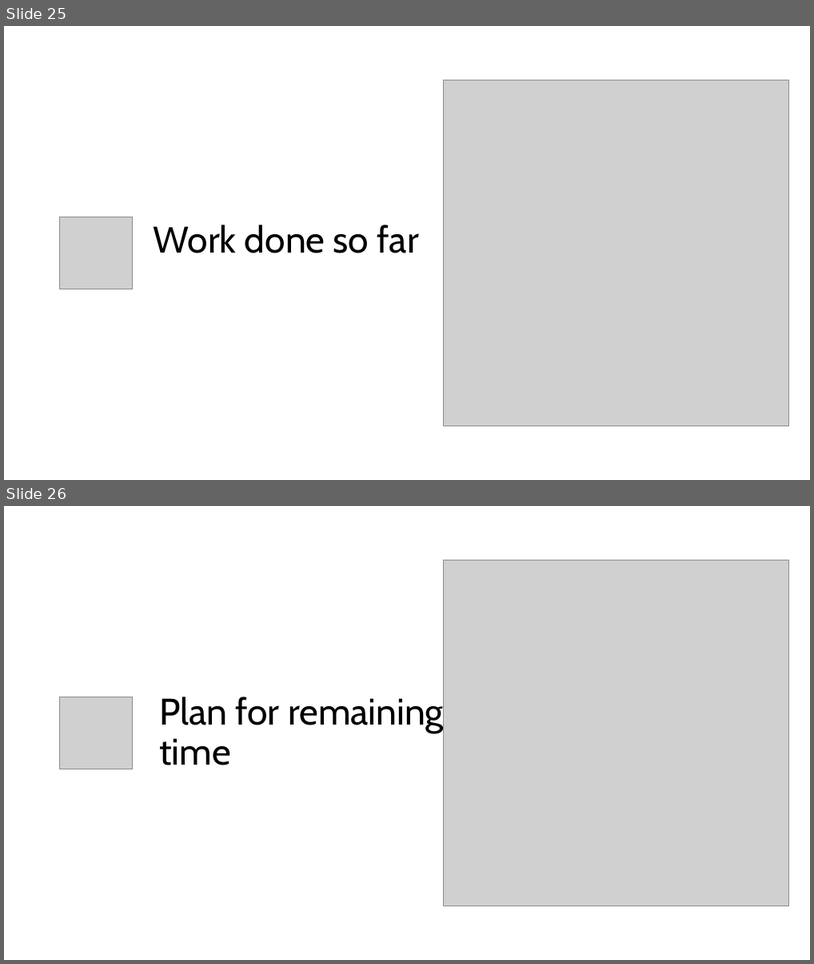
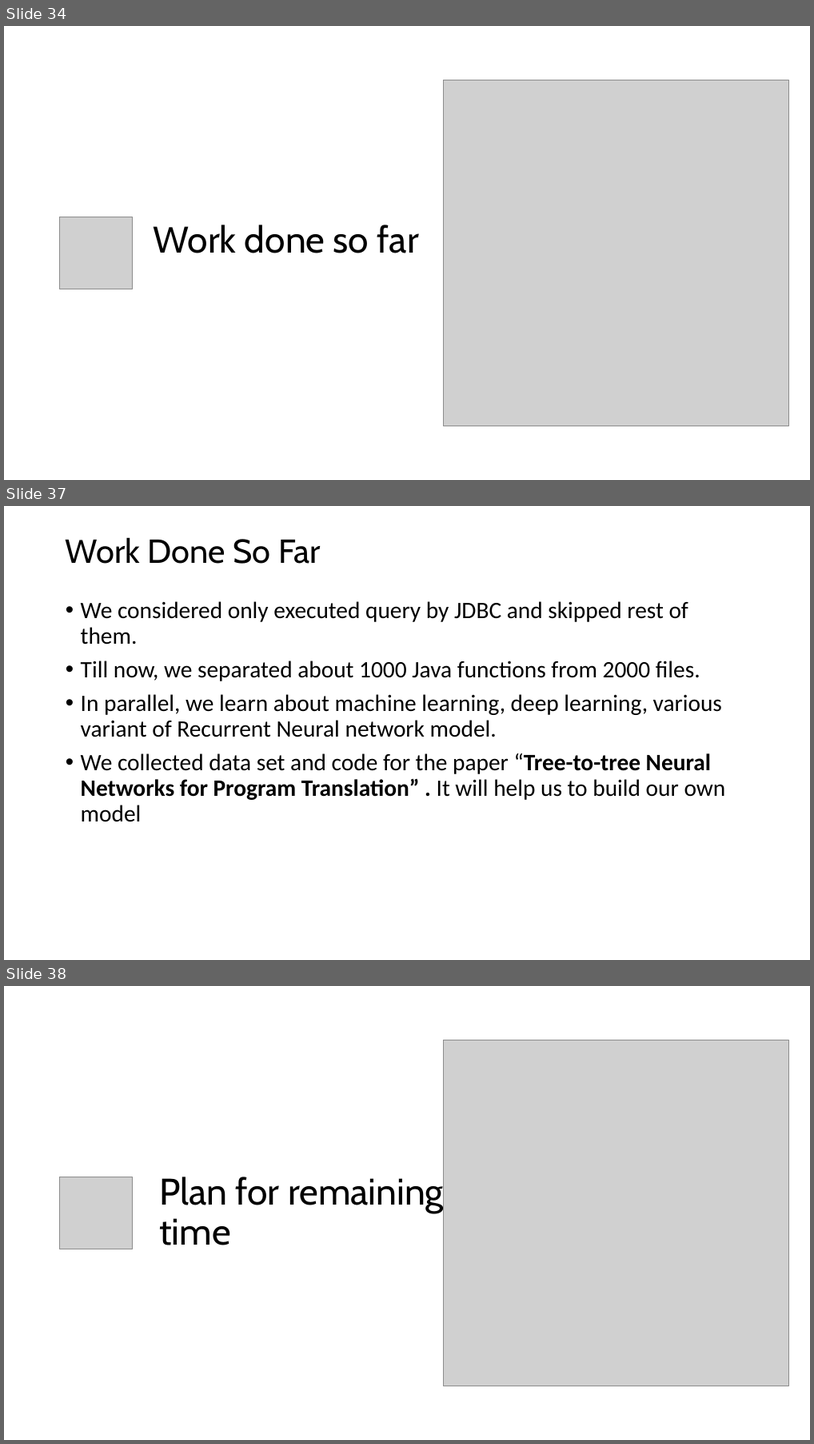
Before and after one commit to lsiddiqsunny/Undergraduate-Thesis, a slide deck: Presentation/SQL Vulnerability after 4-1 mid [Autosaved].pptx. Shown one above the other, each under a label of ours: slides 25 and 26 before the commit, slides 34, 37 and 38 after it; the slides between them are not shown. The pictures are 814x964 and 814x1444 pixels, drawn with LibreOffice and Linux fonts; fonts in the diff are those of the drawing; grey boxes stand for pictures. Boxes give left, top, right and bottom in pixels: in the first picture for what was removed or moved away, otherwise in the second. Text is boxed around its words. In the diff, an @@ line names an element or a change of style, - is before the commit and + after.

```diff
--- a/Presentation/SQL Vulnerability after 4-1 mid [Autosaved].pptx
+++ b/Presentation/SQL Vulnerability after 4-1 mid [Autosaved].pptx
@@ slide 37 added at [4,506,810,960], background #FFFFFF @@
@@ title added at [66,537,321,564], 39.6 pt, text #000000 @@
+Work Done So Far
@@ text added at [81,601,726,822], 28 pt, text #000000 @@
+• We considered only executed query by JDBC and skipped rest of them.
+• Till now, we separated about 1000 Java functions from 2000 files.
+• In parallel, we learn about machine learning, deep learning, various variant of Recurrent Neural network model.
+• We collected data set and code for the paper “Tree-to-tree Neural Networks for Program Translation” . It will help us to build our own model
@@ what was slide 25 is now slide 34 @@
@@ what was slide 26 is now slide 38 @@
```
Also in this commit, not shown: 12 other slides added.
